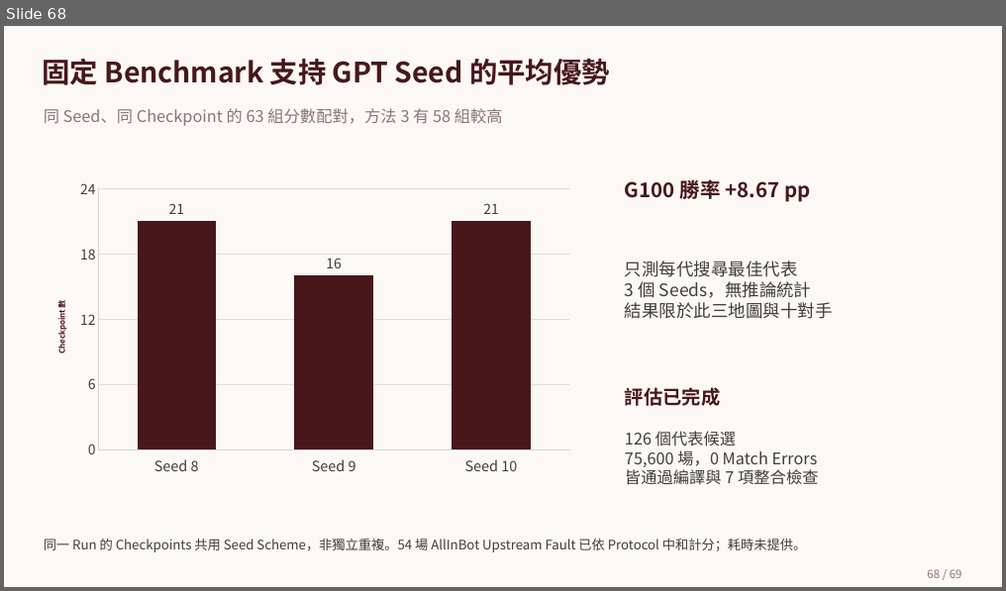
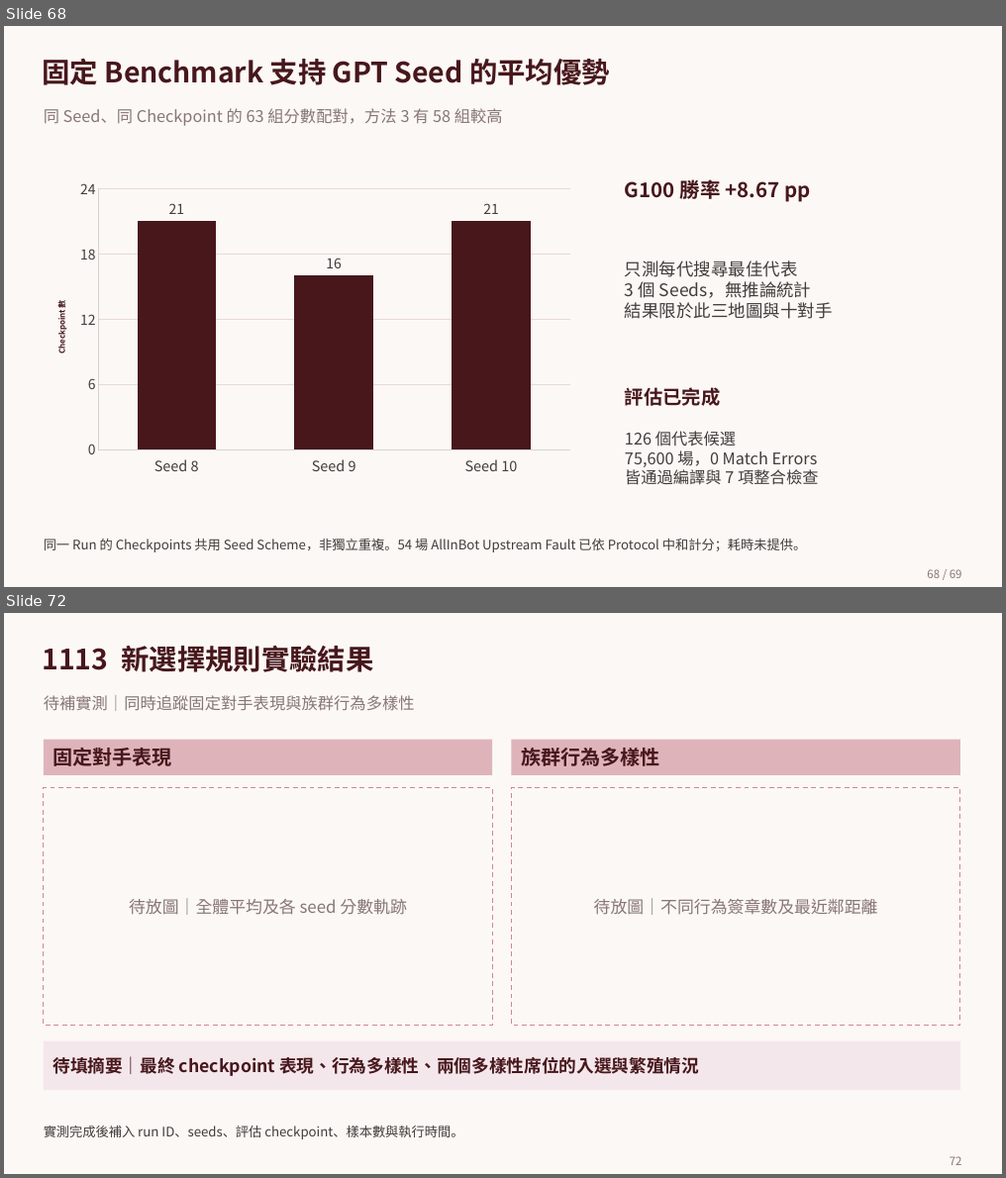
Before and after one commit to sophie8909/EAGLE, a slide deck: Meeting/deliverables/EAGLE.pptx. Shown one above the other, each under a label of ours: slide 68 before the commit, slides 68 and 72 after it; the slides between them are not shown. The pictures are 1006x591 and 1006x1178 pixels, drawn with LibreOffice and Linux fonts; fonts in the diff are those of the drawing; background and template pictures are left out. Boxes give left, top, right and bottom in pixels: in the first picture for what was removed or moved away, otherwise in the second. Text is boxed around its words. In the diff, an @@ line names an element or a change of style, - is before the commit and + after.

```diff
--- a/Meeting/deliverables/EAGLE.pptx
+++ b/Meeting/deliverables/EAGLE.pptx
@@ slide 72 added at (4,613,1002,1174), background picture (left out) @@
@@ text added at (43,646,373,672), 35.2 pt, text #47171C, bold @@
+1113 新選擇規則實驗結果
@@ text added at (44,695,415,711), 20.2 pt, text #877675 @@
+待補實測｜同時追蹤固定對手表現與族群行為多樣性
@@ rectangle added at (44,740,492,775), fill #DEB4BA, 25 pt, text #47171C, bold @@
+固定對手表現
@@ rectangle added at (511,740,959,775), fill #DEB4BA, 25 pt, text #47171C, bold @@
+族群行為多樣性
@@ rectangle added at (44,787,492,1026), outline #CF8792 1.5 pt dashed, 21 pt, text #877675 @@
+待放圖｜全體平均及各 seed 分數軌跡
@@ rectangle added at (511,787,959,1026), outline #CF8792 1.5 pt dashed, 21 pt, text #877675 @@
+待放圖｜不同行為簽章數及最近鄰距離
@@ rectangle added at (44,1042,960,1090), fill #F4E7EB, 22 pt, text #47171C, bold @@
+待填摘要｜最終 checkpoint 表現、行為多樣性、兩個多樣性席位的入選與繁殖情況
@@ text added at (44,1126,463,1140), 16.5 pt, text #423C3B @@
+實測完成後補入 run ID、seeds、評估 checkpoint、樣本數與執行時間。
@@ page number added at (949,1157,962,1165), 14.2 pt, text #897574 @@
+72
```
Also in this commit, not shown: 1 slide changed, 3 other slides added.
